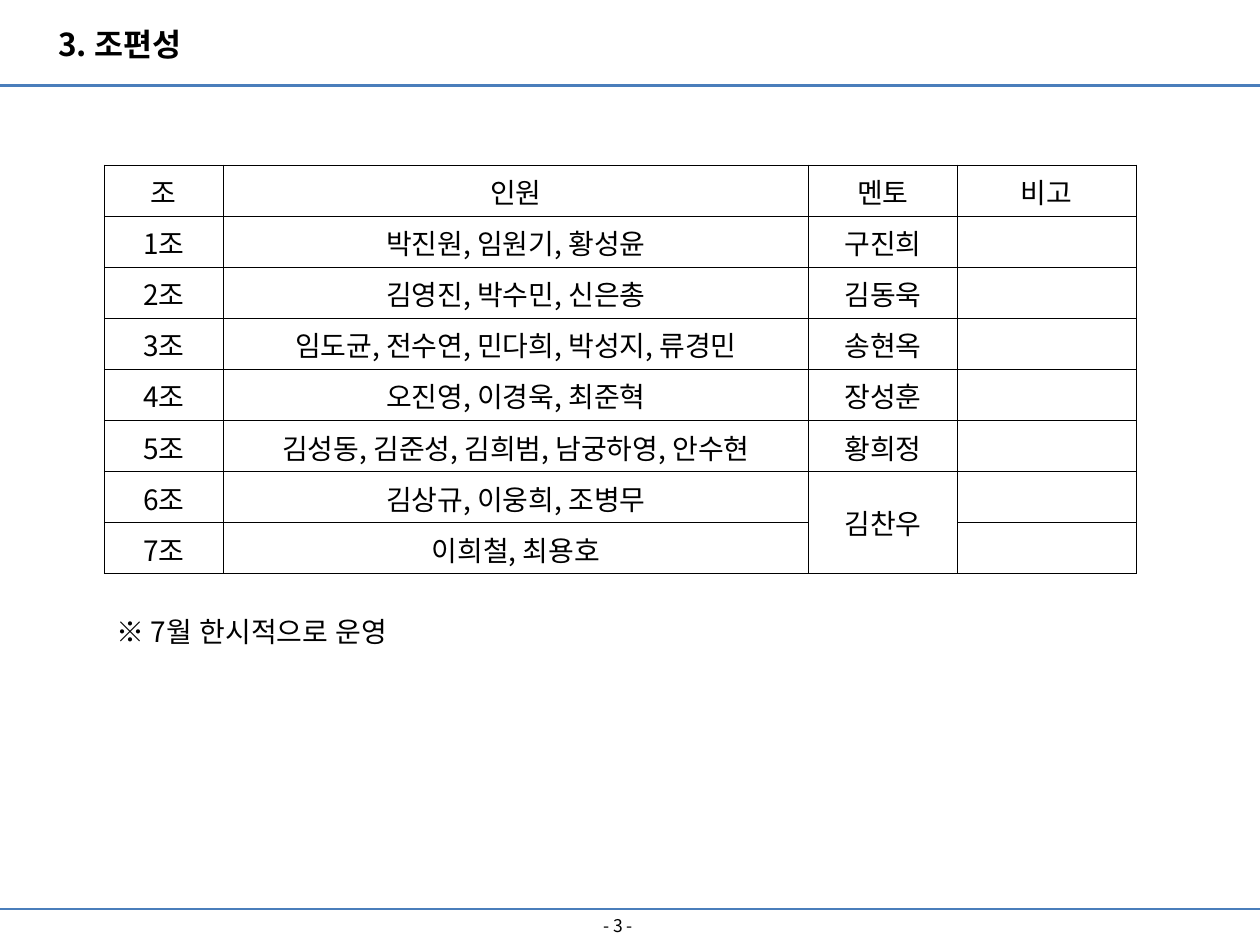
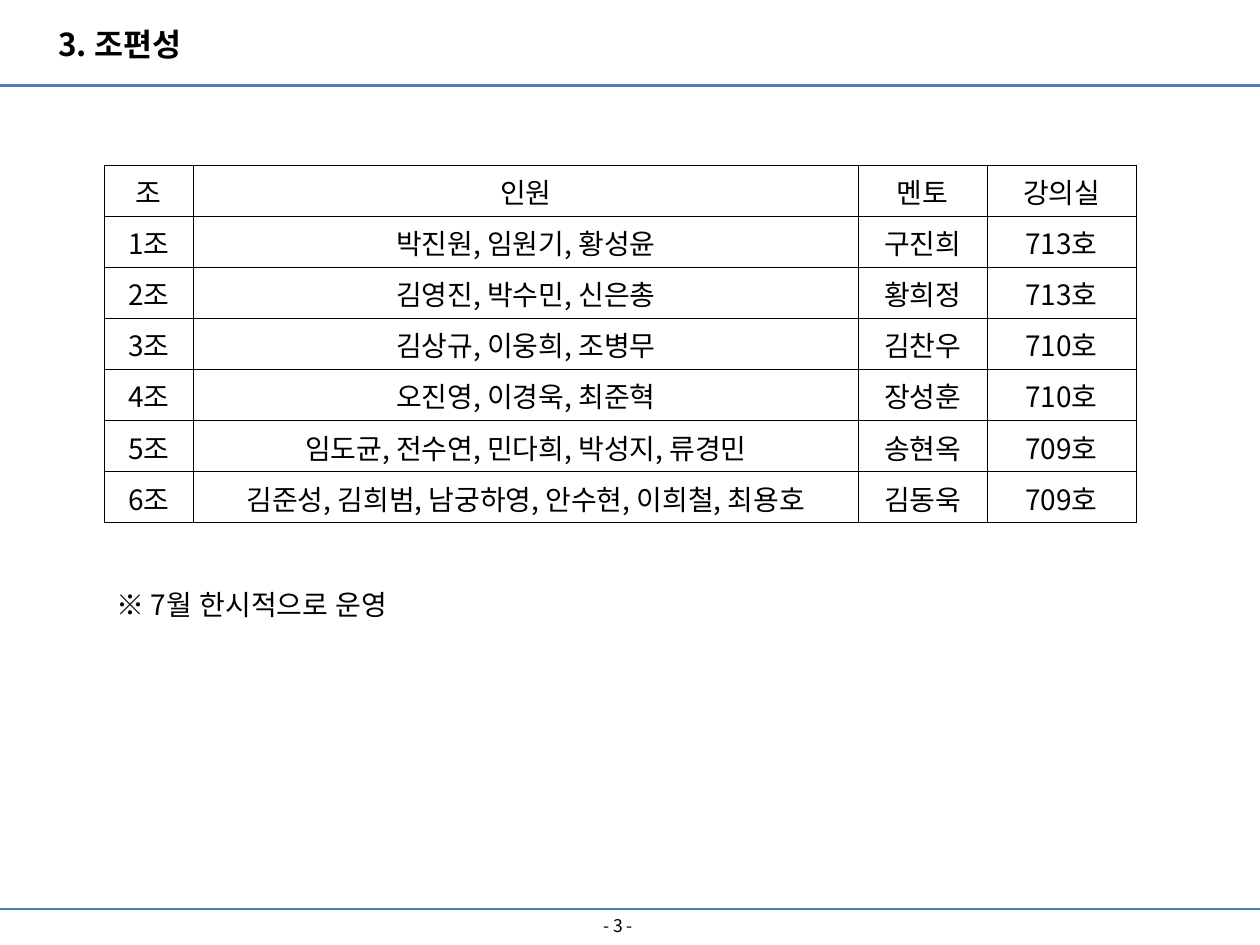
Before and after one commit to hsyliark/R_Project, a slide deck: slide 4 of 1st project/1차 프로젝트.pptx. Drawn at 1260x945 pixels with LibreOffice and Linux fonts; fonts in the diff are those of the drawing. Boxes give left, top, right and bottom in pixels: in the first picture for what was removed or moved away, otherwise in the second. Text is boxed around its words. In the diff, an @@ line names an element or a change of style, - is before the commit and + after.

```diff
--- a/1st project/1차 프로젝트.pptx
+++ b/1st project/1차 프로젝트.pptx
@@ table at box(105, 165, 1137, 523) @@
-row 1: 조 | 인원 | 멘토 | 비고
-row 2: 1조 | 박진원, 임원기, 황성윤 | 구진희 | 
-row 3: 2조 | 김영진, 박수민, 신은총 | 김동욱 | 
-row 4: 3조 | 임도균, 전수연, 민다희, 박성지, 류경민 | 송현옥 | 
-row 5: 4조 | 오진영, 이경욱, 최준혁 | 장성훈 | 
-row 6: 5조 | 김성동, 김준성, 김희범, 남궁하영, 안수현 | 황희정 | 
-row 7: 6조 | 김상규, 이웅희, 조병무 | 김찬우 | 
-row 8: 7조 | 이희철, 최용호 |  | 
+row 1: 조 | 인원 | 멘토 | 강의실
+row 2: 1조 | 박진원, 임원기, 황성윤 | 구진희 | 713호
+row 3: 2조 | 김영진, 박수민, 신은총 | 황희정 | 713호
+row 4: 3조 | 김상규, 이웅희, 조병무 | 김찬우 | 710호
+row 5: 4조 | 오진영, 이경욱, 최준혁 | 장성훈 | 710호
+row 6: 5조 | 임도균, 전수연, 민다희, 박성지, 류경민 | 송현옥 | 709호
+row 7: 6조 | 김준성, 김희범, 남궁하영, 안수현, 이희철, 최용호 | 김동욱 | 709호
@@ text "※ 7월 한시적으로 운영": place and size @@
-text "※ 7월 한시적으로 운영" at box(151, 619, 387, 645)
+text "※ 7월 한시적으로 운영" at box(151, 592, 387, 618)
```
Also in this commit, not shown: 2 other slides changed, 2 other files.
